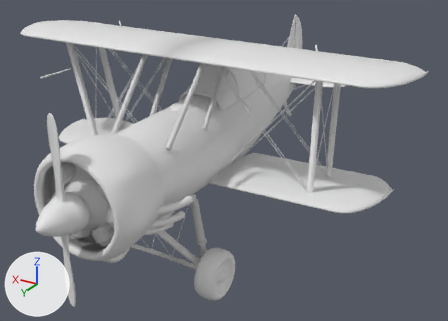
The glTF model assets/models/hero_plane/hero_plane.glb: old version first, new version second.
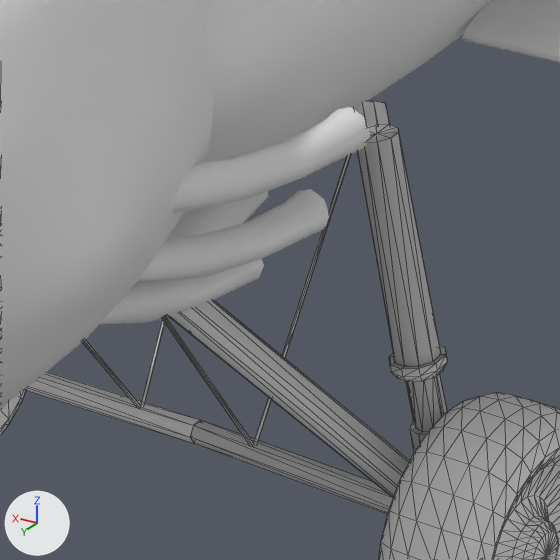
Each version appears first whole from a 50 mm lens placed at (-1.068, 1.665, 0.751), pointed at (-0.063, -0.009, -0.086), and next in a close-up on the part from 28% to 51% of the width and 55% to 87% of the height. Lighting does not change. The marker at lower left points along +X, +Y and +Z. The first two pictures are the older version. The close-ups show mesh edges as thin lines. Where no turn or scale is listed for an object, it has been applied to the vertices. Vertices at exactly the same position are counted once.

In view in the first close-up: 'Airframe', 'Cowl', 'GearL', 'GearR', 'WheelL', 'Wires' and 1 more.
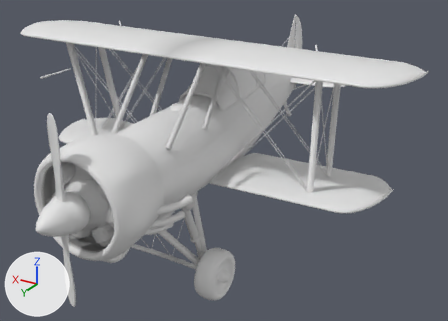
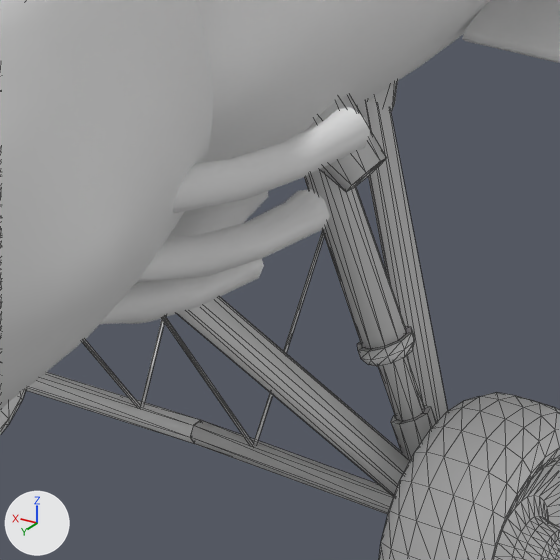
Commit message: ITER(hero-plane): join the gear to the belly, solid wheels, the title sees the plane

What differs and where, as boxes (x1, y1, x2, y2) in the close-ups (560 x 560 px; the box of a moved part takes in the faces that stretch with it):
'GearL', reshaped
    before: (169, 101, 447, 514)
    after: (177, 81, 448, 514)
part 1 of me_gearl, rebuilt
    before: (357, 124, 441, 367)
    after: (304, 170, 406, 349)
part 2 of me_gearl, added
    after: (357, 326, 414, 366)
part 3 of me_gearl, added
    after: (369, 81, 398, 111)
part 4 of me_gearl, added
    after: (308, 95, 387, 192)
part 5 of me_gearl, added
    after: (378, 356, 425, 421)
part 6 of me_gearl, cut back
    before: (389, 344, 447, 452)
    after: (391, 405, 436, 463)
part 7 of me_gearl, moved or reshaped
    before: (169, 300, 410, 498)
    after: (177, 297, 408, 497)
part 8 of me_gearl, moved or reshaped
    before: (354, 101, 447, 421)
    after: (357, 100, 448, 422)
part 9 of me_wheell, moved or reshaped
    before: (523, 521, 558, 560)
    after: (523, 521, 560, 560)

What changed in the scene script:
```text
Change me_gearl:
    used by ob_gearl; location = (0.0, 0.0, 0.0)
    remove me_gearl.from_pydata(...)  # 156 vertices, 284 faces; spans x -0.217..0.0, y 0.155..0.409, z -0.339..-0.09
    add me_gearl.from_pydata(...)  # 212 vertices, 380 faces; spans x -0.217..0.0, y 0.141..0.431, z -0.339..-0.065
    me_gearl part 1: the loose piece of 22 vertices spanning x -0.17..-0.123, y 0.269..0.297, z -0.227..-0.09 is rebuilt with 22 vertices and now spans x -0.147..-0.074, y 0.269..0.297, z -0.225..-0.078
    me_gearl part 2: a new loose piece of 32 vertices spanning x -0.152..-0.121, y 0.266..0.299, z -0.235..-0.215, in mat_hero
    me_gearl part 3: a new loose piece of 18 vertices spanning x -0.069..-0.021, y 0.141..0.189, z -0.155..-0.117, in mat_hero
    me_gearl part 4: a new loose piece of 18 vertices spanning x -0.137..-0.07, y 0.261..0.309, z -0.13..-0.065, in mat_hero
    me_gearl part 5: a new loose piece of 18 vertices spanning x -0.16..-0.131, y 0.273..0.29, z -0.268..-0.228, in mat_hero
    me_gearl part 6: 64 vertices removed from x -0.187..-0.142, y 0.266..0.299, z -0.332..-0.223; 16 vertices added at x -0.186..-0.14, y 0.269..0.293, z -0.334..-0.261
    me_gearl part 7: 9 vertices moved from x -0.056..-0.043, y 0.385..0.409, z -0.145..-0.133 to x -0.048..-0.035, y 0.393..0.417, z -0.125..-0.113
    me_gearl part 8: 9 vertices moved from x -0.057..-0.044, y 0.155..0.179, z -0.152..-0.14 to x -0.053..-0.04, y 0.15..0.174, z -0.137..-0.125
    other edits to the shape of me_gearl do not show in these pictures
Change me_wheell:
    used by ob_wheell; location = (-0.205, 0.28, -0.33)
    remove me_wheell.from_pydata(...)  # 624 vertices, 1092 faces; spans x -0.034..0.034, y -0.079..0.079, z -0.08..0.08
    add me_wheell.from_pydata(...)  # 728 vertices, 1300 faces; spans x -0.046..0.039, y -0.079..0.079, z -0.08..0.08
    me_wheell part 9: 26 vertices moved from x -0.034, y -0.014..0.014, z -0.014..0.014 to x -0.04, y -0.017..0.017, z -0.017..0.017; 26 vertices removed from x -0.034, y 0.0, z -0.001..0.001; 78 vertices added at x -0.046..-0.042, y -0.013..0.013, z -0.014..0.014
    other edits to the shape of me_wheell do not show in these pictures
```
